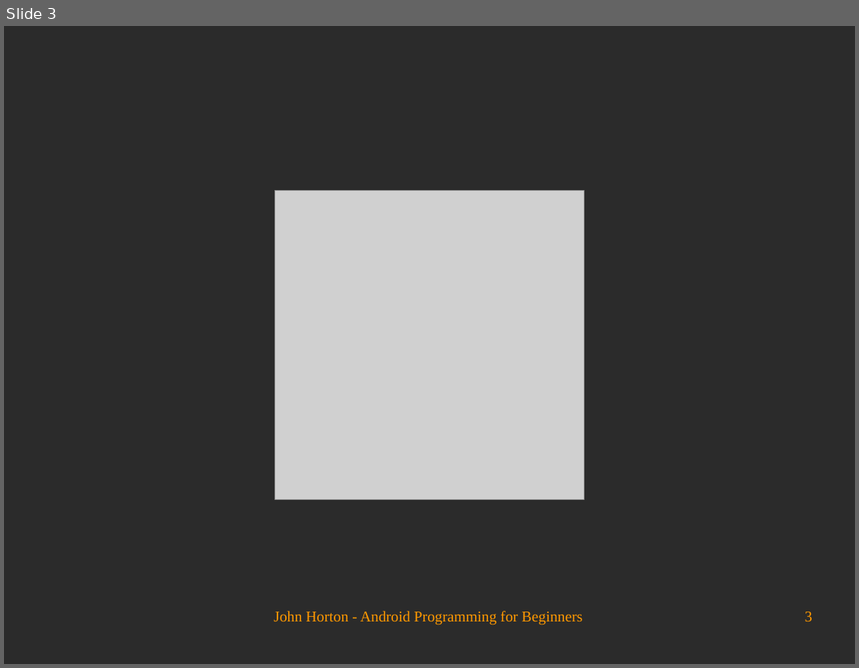
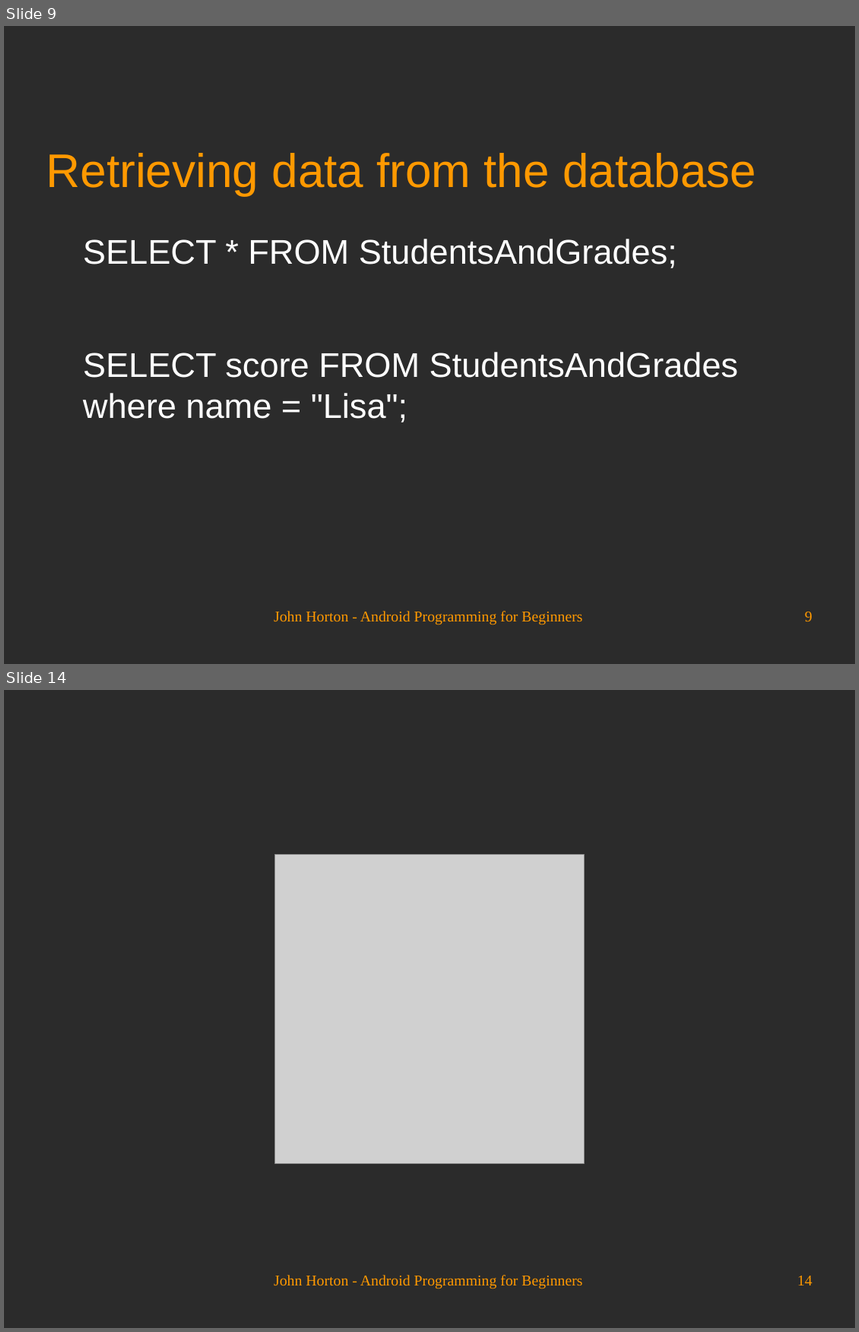
Before and after one commit to Academy-Soft-Intellect/Android-Programming-for-Beginners, a slide deck: 23_Using_SQLite_Databases_in_Our_Apps.odp. Shown one above the other, each under a label of ours: slide 3 before the commit, slides 9 and 14 after it; the slides between them are not shown. The pictures are 859x668 and 859x1332 pixels, drawn with LibreOffice and Linux fonts; fonts in the diff are those of the drawing; grey boxes stand for pictures; background and template pictures are left out; a plain dark background stands for a picture behind light text. Boxes give left, top, right and bottom in pixels: in the first picture for what was removed or moved away, otherwise in the second. Text is boxed around its words. In the diff, an @@ line names an element or a change of style, - is before the commit and + after.

```diff
--- a/23_Using_SQLite_Databases_in_Our_Apps.odp
+++ b/23_Using_SQLite_Databases_in_Our_Apps.odp
@@ slide 9 added at box(4, 26, 855, 664), background picture (left out) @@
@@ title added at box(47, 153, 756, 195), 44 pt, text #FF9900 @@
+Retrieving data from the database
@@ text added at box(83, 239, 739, 423), 32 pt, text #FFFFFF @@
+SELECT * FROM StudentsAndGrades;
+SELECT score FROM StudentsAndGrades where name = "Lisa";
@@ text added at box(274, 611, 582, 626), 14 pt, text #FF9900 @@
+John Horton - Android Programming for Beginners
@@ page number added at box(805, 612, 813, 622), 14 pt, text #FF9900 @@
+9
@@ what was slide 3 is now slide 14 @@
@@ page number at box(797, 1276, 813, 1286): text changed @@
-3
+14
```
Also in this commit, not shown: 2 slides changed, 10 other slides added.
